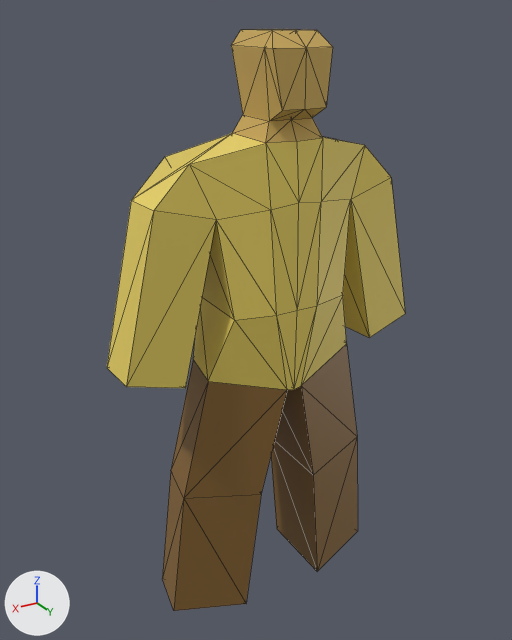
A saved change to the glTF model public/resources/units/people.glb.
Both versions are drawn from a camera (50 mm lens) standing at (0.479, 0.759, 0.348) and looking at (0.01, -0.024, -0.043). Lighting does not change. The marker at lower left points along +X, +Y and +Z. Mesh edges are drawn as thin lines. Where no turn or scale is listed for an object, it has been applied to the vertices. Vertices at the same position are counted once.
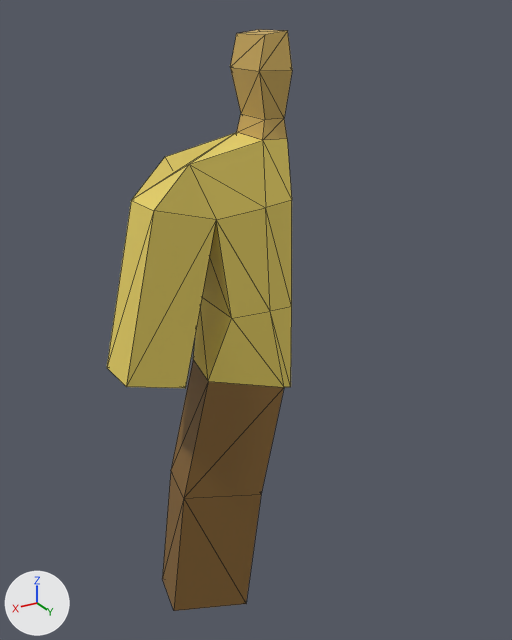
Pixel boxes (x1, y1, x2, y2) of what changed, in the pictures (512 x 640 px):
'Cube', reshaped (38% narrower): before (107, 29, 405, 611); after (107, 30, 292, 611)
part 1 of me_cube, cut back: before (145, 29, 405, 571); after (145, 30, 292, 479)

The change in detail:
me_cube is used by ob_cube; location (0.0, 0.0, 0.0).
me_cube had 94 vertices, 194 faces and spanned x -0.225..0.225, y -0.074..0.067, z -0.479..0.332.
me_cube now has 50 vertices, 90 faces and spans x -0.001..0.225, y -0.074..0.052, z -0.479..0.332.
Part 1, on me_cube:
56 vertices are removed from x -0.225..0.04, y -0.074..0.067, z -0.479..0.332.
134 faces are deleted.
3 vertices in x 0.0..0.084, y 0.048..0.06, z -0.117..-0.001 move by (0.0, -0.008, 0.0).
7 vertices move from x -0.036..0.04, y -0.039..0.062, z 0.0..0.315 to x 0.0..0.037, y -0.044..0.047, z 0.0..0.29.
12 vertices are added at x 0.0..0.04, y -0.042..0.049, z 0.0..0.332.
6 new faces join them.
5 new faces join them, mat_shirt (yellow #e7d062).
19 new faces join them, mat_face (yellow #cbaa59).
